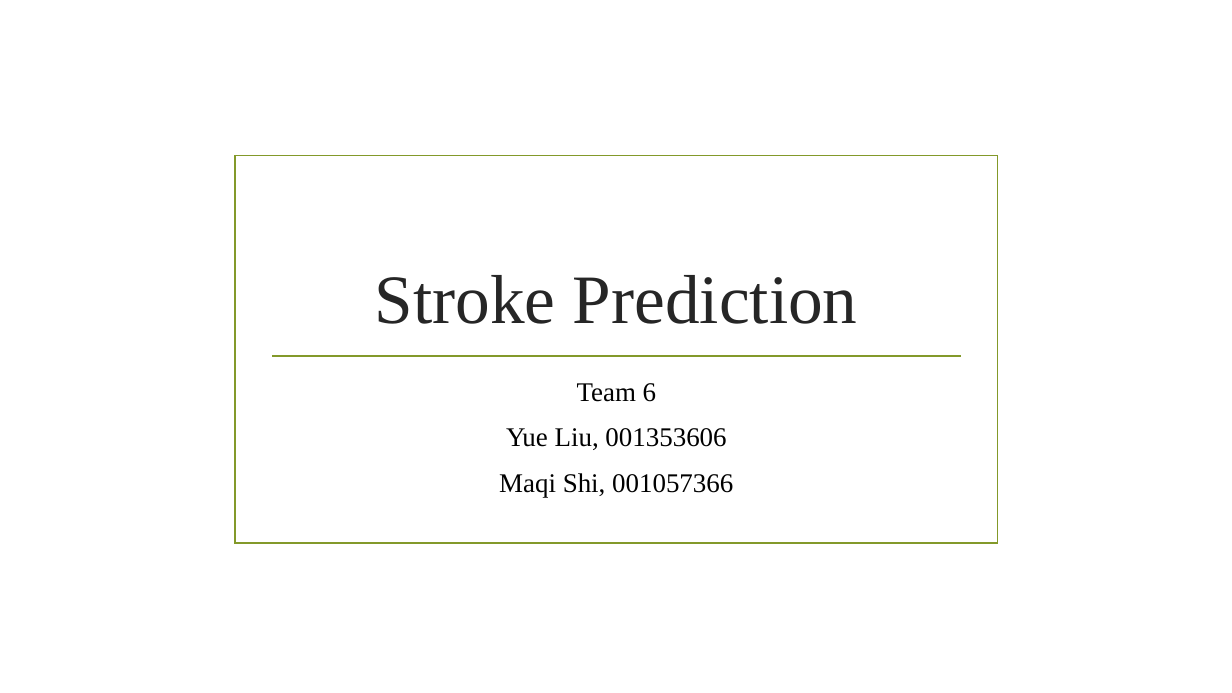
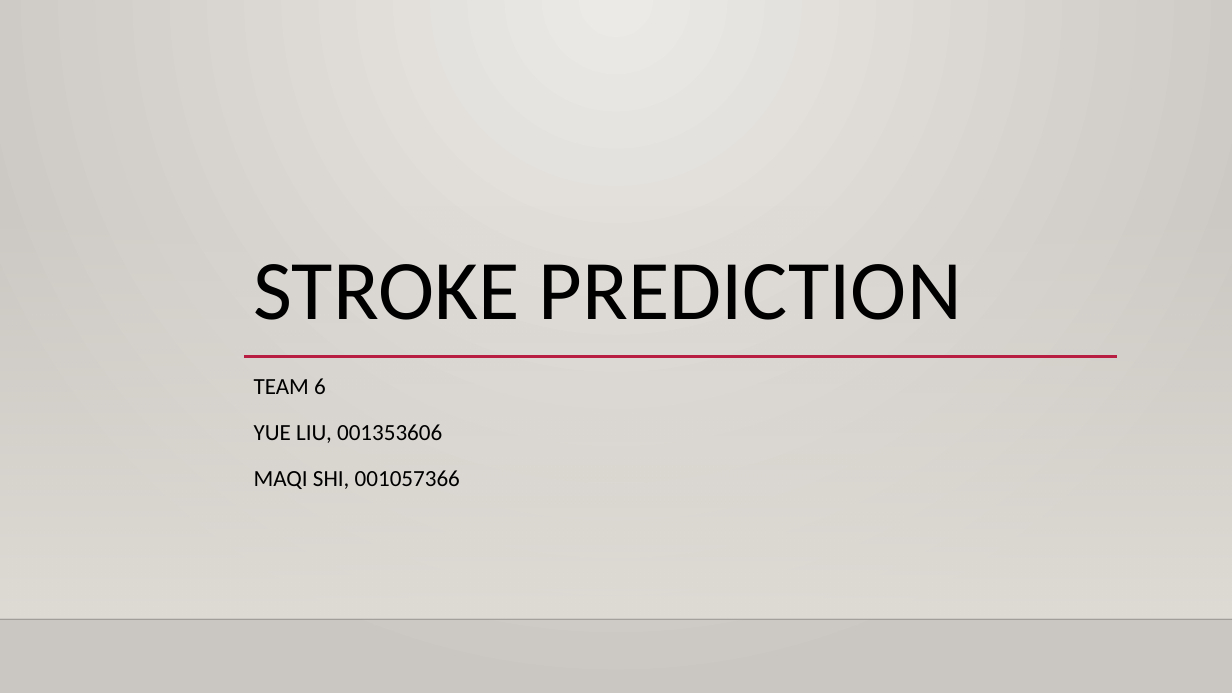
Before and after one commit to MAQI-SHI/CSYE-7200-Final-Project-Team-6, a slide deck: slide 1 of finalPresentation.pptx. Drawn at 1232x693 pixels with LibreOffice and Linux fonts; fonts in the diff are those of the drawing; background and template pictures are left out. Boxes give left, top, right and bottom in pixels: in the first picture for what was removed or moved away, otherwise in the second. Text is boxed around its words. In the diff, an @@ line names an element or a change of style, - is before the commit and + after.

```diff
--- a/finalPresentation.pptx
+++ b/finalPresentation.pptx
@@ background picture (left out) to gradient #ECEAE7 to #CAC7C1 @@
@@ rectangle: place and size @@
-rectangle at box(236, 156, 998, 543)
+rectangle at box(0, 204, 1232, 619)
@@ rectangle at box(0, 204, 1232, 619): fill none to gradient #DFDBD5; outline #83992A 1.25 pt to none @@
@@ title at box(254, 264, 962, 320): text changed; size 54 to 66 pt; font Times New Roman to Calibri; text colour #262626 to #000000 @@
-Stroke Prediction
+STROKE PREDICTION
@@ line moved from (272, 356) - (961, 356) to (244, 357) - (1117, 357) @@
@@ line (244, 357) - (1117, 357): stroke #83992A 1.25 pt to #B71E42 2.5 pt @@
@@ subtitle at box(254, 378, 460, 489): text changed; size 21 to 18 pt; font Times New Roman to Calibri @@
-Team 6
-Yue Liu, 001353606
-Maqi Shi, 001057366
+TEAM 6
+YUE LIU, 001353606
+MAQI SHI, 001057366
@@ line added from (0, 619) to (1232, 619), #000001 1 pt @@
```
Also in this commit, not shown: 12 other slides changed, 6 slides added, 2 slides removed, 2 other files.
